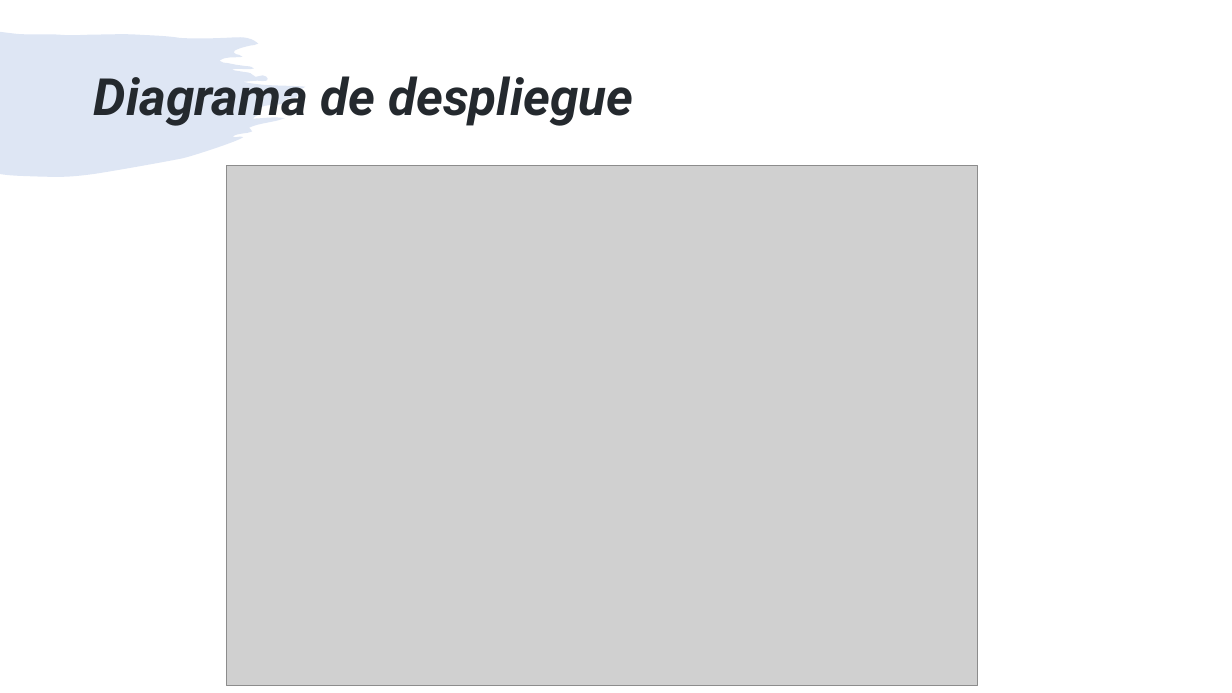
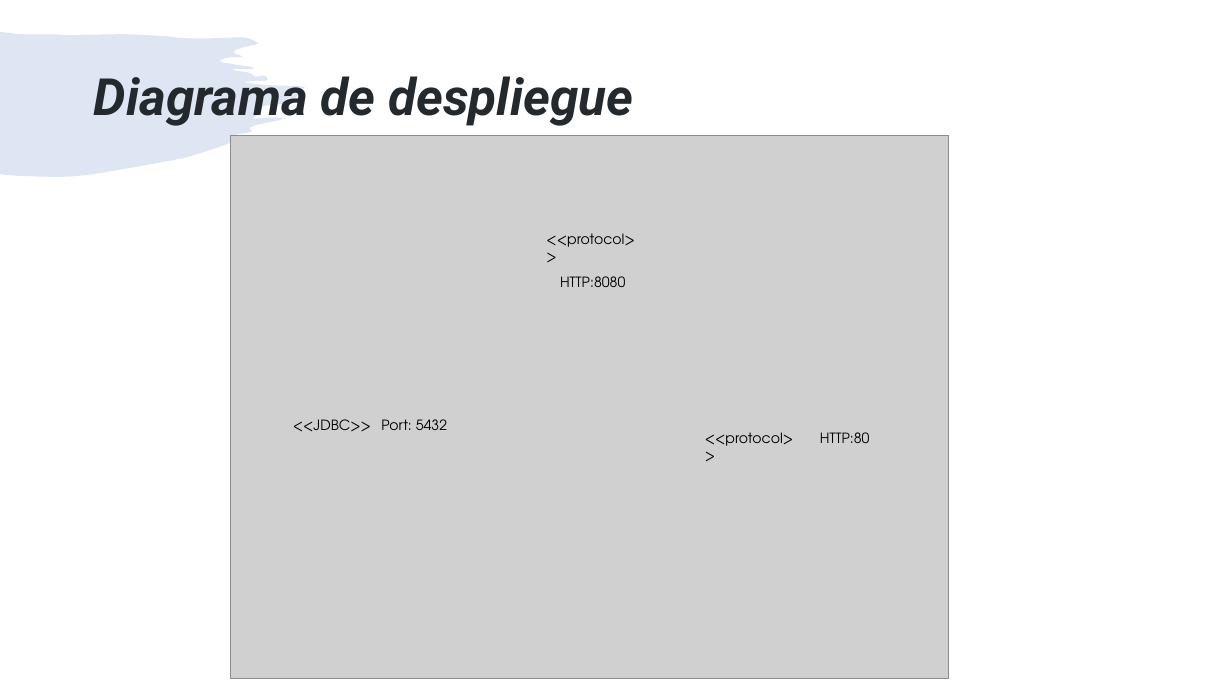
Before and after one commit to ARSW-Team-2020-2/EciGym, a slide deck: slide 10 of SaleIt-Presentacion.pptx (slide 9 before the commit). Drawn at 1232x693 pixels with LibreOffice and Linux fonts; fonts in the diff are those of the drawing; grey boxes stand for pictures. Boxes give left, top, right and bottom in pixels: in the first picture for what was removed or moved away, otherwise in the second. Text is boxed around its words. In the diff, an @@ line names an element or a change of style, - is before the commit and + after.

```diff
--- a/SaleIt-Presentacion.pptx
+++ b/SaleIt-Presentacion.pptx
@@ picture: place and size @@
-picture at <box>226,165,978,686</box>
+picture at <box>230,135,948,678</box>
@@ text added at <box>546,233,634,247</box>, 11 pt, text #000000 @@
+<<protocol>>
@@ text added at <box>560,276,625,287</box>, 11 pt, text #000000 @@
+HTTP:8080
@@ text added at <box>293,419,371,432</box>, 11 pt, text #000000 @@
+<<JDBC>>
@@ text added at <box>381,419,447,430</box>, 11 pt, text #000000 @@
+Port: 5432
@@ text added at <box>705,432,793,446</box>, 11 pt, text #000000 @@
+<<protocol>>
@@ text added at <box>820,432,870,443</box>, 11 pt, text #000000 @@
+HTTP:80
```
Also in this commit, not shown: 7 other slides changed, 3 slides removed, 14 other files.
